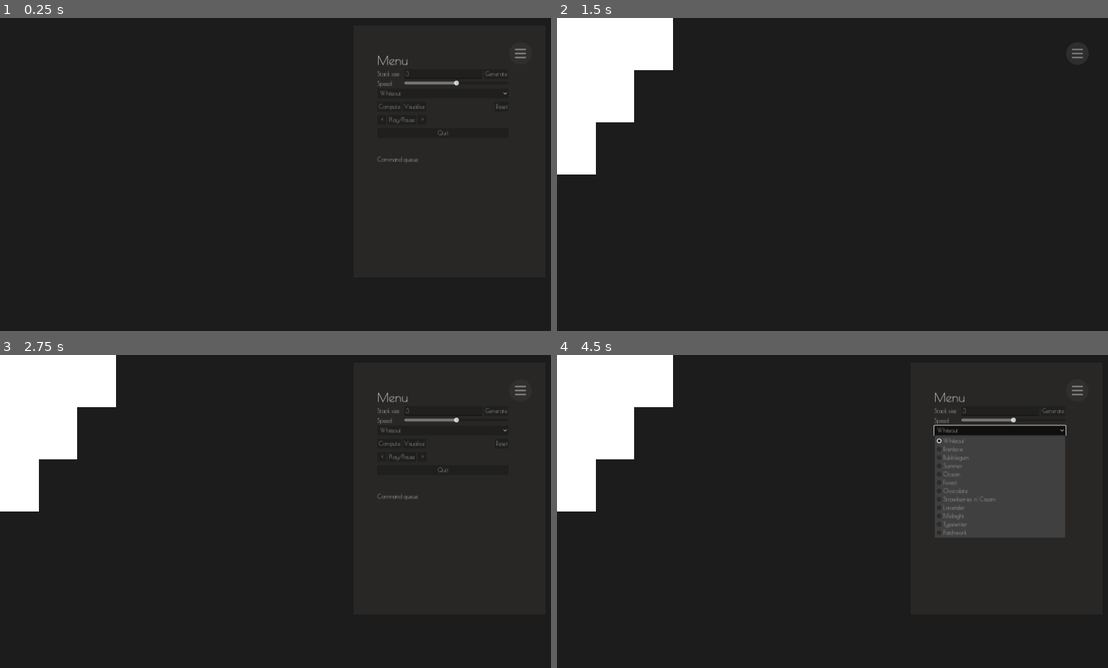
Above: before the commit, frames 1-4 (two rows, left to right).
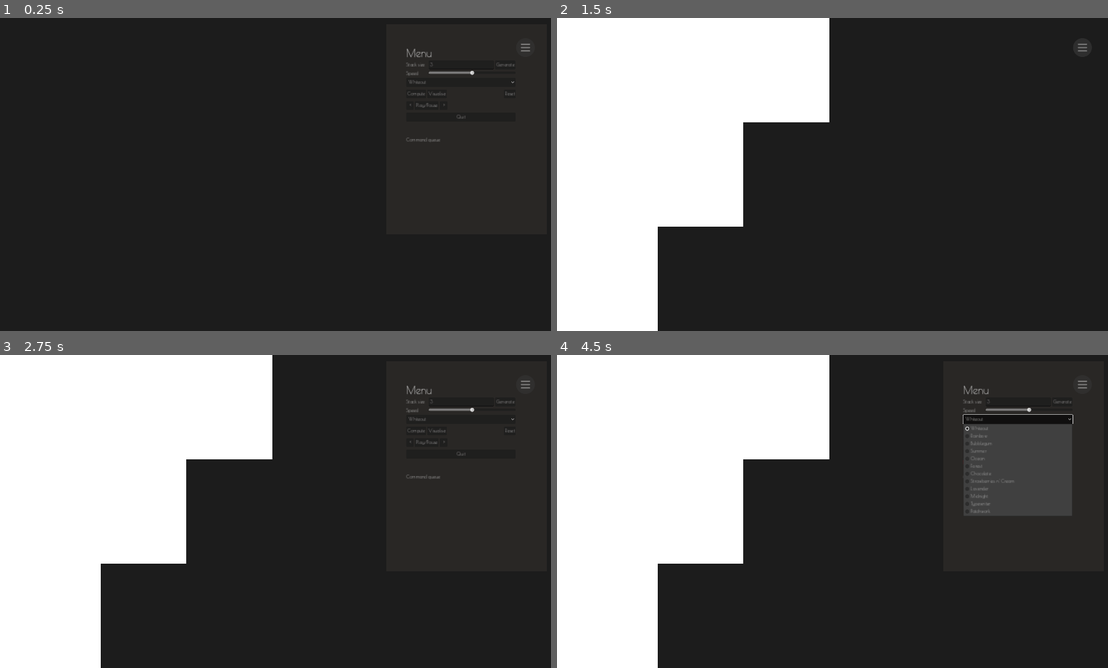
Above: after the commit, the same moments.

Repository: Niimphu/psv_src
Game: Godot game, scene res://Main.tscn
Same seed, same stepped clock (60 frames per second), same inputs: the game is played once before the commit and once after it.
Inputs (mouse positions are in pixels of both pictures, inside the frame that each line leads up to; where the layout moved, square brackets give the same spot in the first picture):
- Up to frame 1 (0.25 s): no input
- Up to frame 2 (1.5 s): click "Generate" at 0.5 s; click "Visualise" at 1.25 s
- Up to frame 3 (2.75 s): click (523, 383) [517, 389] at 2 s
- Up to frame 4 (4.5 s): click "Reset" at 2.75 s; click "Play/Pause" at 3.5 s; click "Whiteout" at 4.25 s

The runs differ from the first frame. In frame 1, 0.7% of the frame differs, in the area x 68-97%, y 8-47%; in frame 2, 27%; in frame 3, 28%; in frame 4, 32%, in the area x 0-97%, y 0-100%.

Commit message:
made resizeable

Diff:
--- a/PushSwapVisualiser/Main.gd
+++ b/PushSwapVisualiser/Main.gd
@@ -64,21 +64,20 @@
 	update_bars_position()
 	update_colour()
 
+
 func update_bars_size():
 	var bars = bars_a.get_children() + bars_b.get_children()
 	var min_bar_length: float
-	var increment
-
-	window_size = get_window().get_size()
+
+	window_size = Vector2i(1920, 1080)
 	bar_height = window_size.y / float(stack_size)
-	max_bar_length = 0.48 * window_size.x
+	max_bar_length = 0.49 * window_size.x
 	if stack_size > 10:
-		min_bar_length = max_bar_length * 0.01
+		min_bar_length = max_bar_length * 0.015
 	else:
 		min_bar_length = 50.0
-	increment = (max_bar_length - min_bar_length) / stack_size
 	for bar in bars:
-		bar.scale.x = bar.index * increment
+		bar.scale.x = lerp(min_bar_length, max_bar_length, bar.index / stack_size)
 		bar.scale.y = bar_height
 
 
@@ -153,23 +152,6 @@
 
 
 func visualise(visualising):
-#	var steps_per_second_input = speed_input.text
-#	if not steps_per_second_input.is_valid_float():
-#		display.update_display("Invalid steps per second")
-#		return
-#	speed = 1 / float(steps_per_second_input)
-#	if speed > 1000:
-#		display.update_display("Invalid steps per second (max 1000)")
-#		return
-#	if speed < -1000:
-#		display.update_display("Invalid steps per second (max 500)")
-#		return
-#	if speed < 0:
-#		is_reverse = true
-#		speed = abs(speed)
-#	else:
-#		is_reverse = false
-#	speed_timer.wait_time = speed
 	if not visualising:
 		speed_timer.stop()
 	else:
@@ -211,7 +193,7 @@
 		for i in range(stack_a.size()):
 			stack_a[i] -= stack_min - 1
 	var next = 2
-	while stack_a.max() != stack_size: #this is ugly :(
+	while stack_a.max() != stack_size:
 		stack_min = lowest_number_great_than(stack_a, next)
 		if not stack_a.has(next):
 			for i in range(stack_a.size()):
@@ -434,7 +416,6 @@
 
 
 func _on_speed_slider_value_changed(value):
-	var slider = get_node("Control/Menu/HBoxContainer2/HBoxContainer/MenuItems/VBoxContainer/GridContainer/SpeedSlider")
 	if abs(value) > 1.0:
 		steps_per_second_input = value
 	elif value > 0.0:
--- a/PushSwapVisualiser/Main.tscn
+++ b/PushSwapVisualiser/Main.tscn
@@ -22,9 +22,9 @@
 [node name="Control" type="Control" parent="."]
 layout_mode = 3
 anchors_preset = 0
-offset_left = 963.0
+offset_left = 1280.0
 offset_top = 17.0
-offset_right = 1003.0
+offset_right = 1320.0
 offset_bottom = 57.0
 theme = ExtResource("3")
 
--- a/PushSwapVisualiser/project.godot
+++ b/PushSwapVisualiser/project.godot
@@ -17,9 +17,8 @@
 
 [display]
 
-window/size/viewport_width=1600
-window/size/viewport_height=900
-window/size/resizable=false
+window/size/viewport_width=1920
+window/size/viewport_height=1080
 window/stretch/mode="canvas_items"
 window/vsync/vsync_mode=false
 
Not shown, added: PushSwapVisualiser/compute.sh
